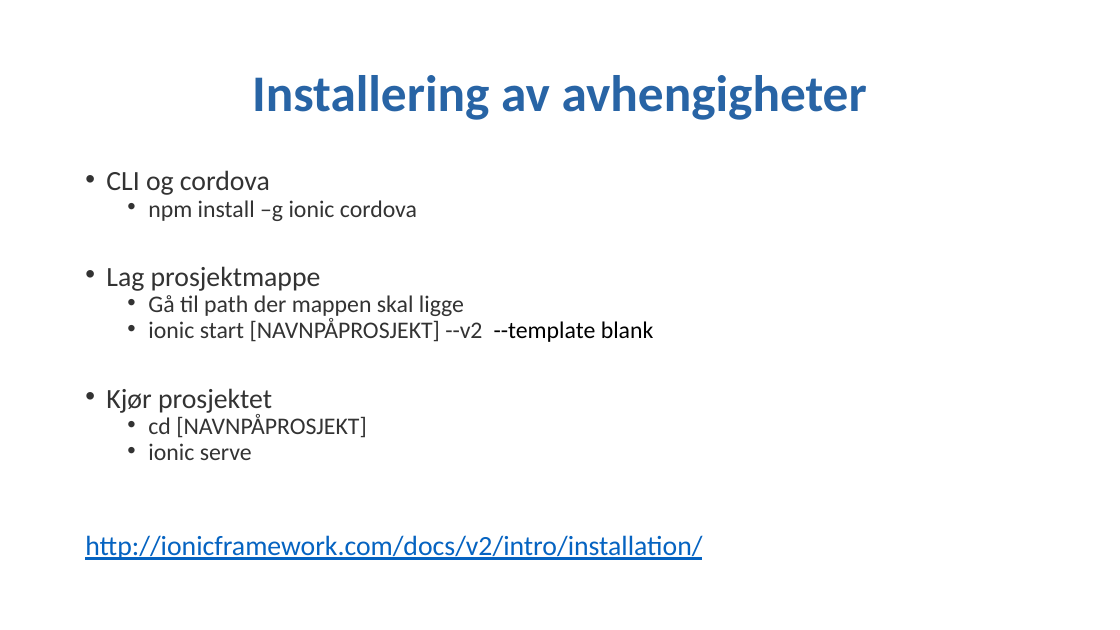
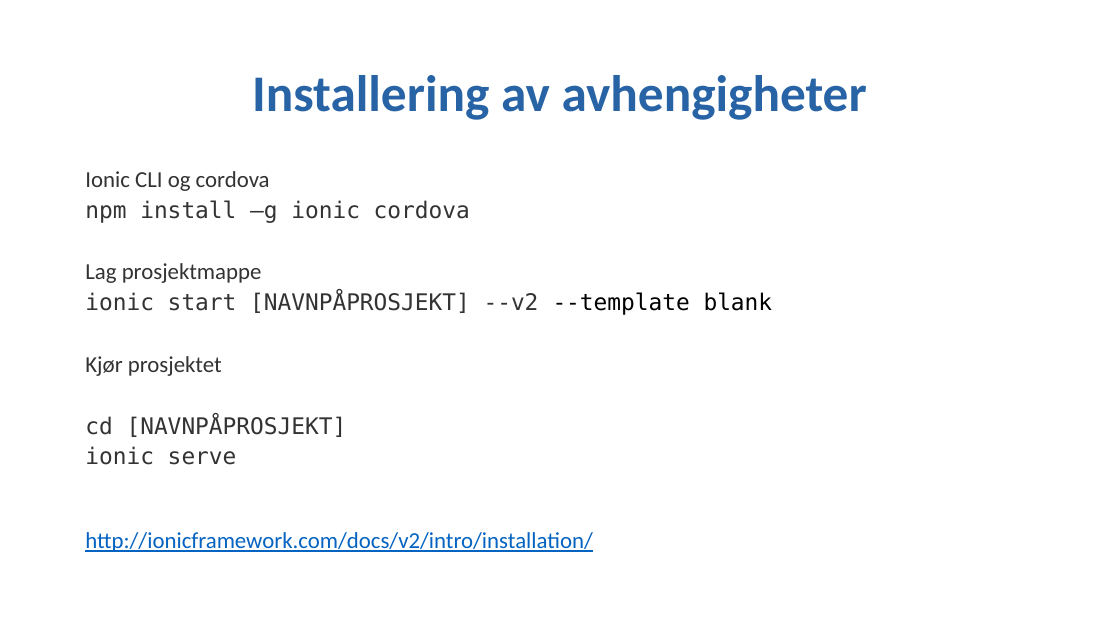
Before and after one commit to stiasta/foredrag, a slide deck: slide 11 of Ionic 2 workshop/Ionic 2 workshop.pptx (slide 9 before the commit). Drawn at 1120x630 pixels with LibreOffice and Linux fonts; fonts in the diff are those of the drawing; background and template pictures are left out. Boxes give left, top, right and bottom in pixels: in the first picture for what was removed or moved away, otherwise in the second. Text is boxed around its words. In the diff, an @@ line names an element or a change of style, - is before the commit and + after.

```diff
--- a/Ionic 2 workshop/Ionic 2 workshop.pptx
+++ b/Ionic 2 workshop/Ionic 2 workshop.pptx
@@ text at box(85, 171, 270, 191): text changed; size 23.8 to 19.6 pt @@
-• CLI og cordova
+Ionic CLI og cordova
@@ text at box(85, 200, 773, 552): size 20.4 to 19.6 pt, font Calibri to DejaVu Sans Mono in "npm install –g ionic cordova", "ionic start [NAVNPÅPROSJEKT] --v2 --template blank", "cd [NAVNPÅPROSJEKT]", "ionic serve"; size 23.8 to 19.6 pt in "Lag prosjektmappe", "Kjør prosjektet", "http://ionicframework.com/docs/v2/intro/installation/"; bullet • to none; list level 2 to 1 in "npm install –g ionic cordova"; list level 2 to 1 in "ionic start [NAVNPÅPROSJEKT] --v2 --template ..."; list level 2 to 1 in "cd [NAVNPÅPROSJEKT]"; list level 2 to 1 in "ionic serve" @@
@@ text at box(148, 295, 464, 319): paragraph removed @@
-  • Gå til path der mappen skal ligge
```
Also in this commit, not shown: 12 other slides changed, 2 slides added, 2 other files.
